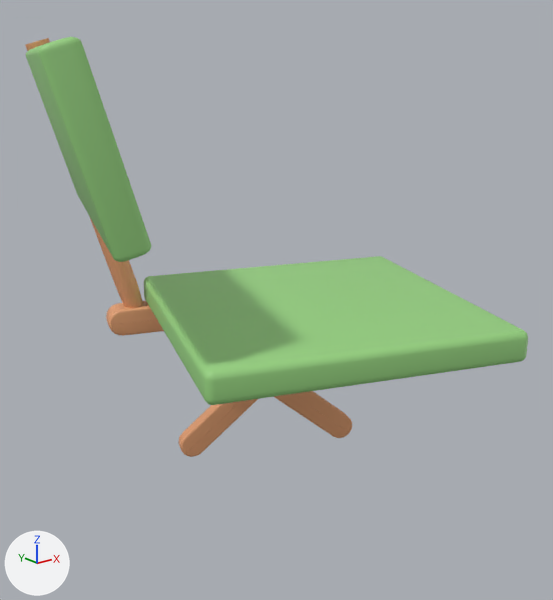
The glTF model public/models/Chair.glb as it was, and as the next commit left it.
Camera for both pictures: a 50 mm lens placed at (-3.16, -3.84, 1.77), pointed at (-0.16, -0.09, 0.27). The axes (+X, +Y, +Z) are drawn at lower left. The lights are the same throughout. Where no turn or scale is listed for an object, it has been applied to the vertices. Vertices at the same position are counted once.

The first picture shows '框架横'.
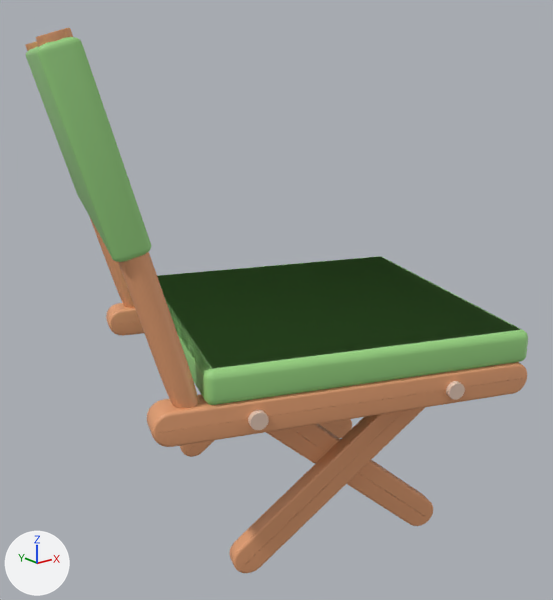
Boxes (x1, y1, x2, y2) around the edits, measured in the pictures (553 x 600 px):
'框架横', reshaped (30% taller): before (25, 37, 528, 457); after (25, 27, 528, 573)
part 1 of me_立方体_002, added: after (147, 362, 527, 447)
part 2 of me_立方体_002, added: after (248, 410, 269, 430)
part 3 of me_立方体_002, added: after (446, 381, 465, 400)
part 4 of me_立方体_002, added: after (229, 407, 425, 573)
part 5 of me_立方体_002, added: after (266, 424, 433, 526)
part 6 of me_立方体_002, added: after (157, 256, 524, 398)
part 7 of me_立方体_002, added: after (36, 27, 199, 409)

What changed in the scene script:
```text
Change me_立方体_002:
    where me_立方体_002.from_pydata(...)  # 2640 vertices, 5236 faces; spans x -1.92..1.28, y -1.26..1.51, z -0.23..2.88
    used by ob_框架横; location = (0.138, -0.148, -0.969)
    me_立方体_002 part 1: the loose piece of 288 vertices spanning x -0.94..1.28, y 0.42..1.38, z 0.8..1.0 is copied, and the copy is multiplied about the mesh origin by the matrix ((0.767, -0.641, 0.0), (-0.641, -0.767, 0.0), (0.0, 0.0, 1.0)); it spans x -1.55..0.66, y -1.28..-0.32, z 0.8..1.0
    me_立方体_002 part 2: the loose piece of 224 vertices spanning x -0.54..-0.43, y 0.76..0.83, z 0.84..0.95 is copied, and the copy is moved by (-0.55, -1.5, 0.0), in mat_材质_008 (beige #e7cab8); it spans x -1.09..-0.98, y -0.74..-0.67, z 0.84..0.95
    me_立方体_002 part 3: the loose piece of 224 vertices spanning x 0.63..0.74, y 0.44..0.51, z 0.84..0.95 is copied, and the copy is moved by (-0.58, -1.59, 0.0), in mat_材质_007 (beige #e7cab8); it spans x 0.05..0.16, y -1.15..-1.08, z 0.84..0.95
    me_立方体_002 part 4: the loose piece of 288 vertices spanning x -0.53..0.82, y 0.46..1.04, z -0.23..0.99 is copied, and the copy is multiplied about the mesh origin by the matrix ((0.767, -0.641, 0.0), (-0.641, -0.767, 0.0), (0.0, 0.0, 1.0)); it spans x -1.05..0.31, y -0.95..-0.38, z -0.23..0.99
    me_立方体_002 part 5: the loose piece of 288 vertices spanning x -0.57..0.79, y 0.37..0.94, z -0.22..0.99 is copied, and the copy is multiplied about the mesh origin by the matrix ((0.767, -0.641, 0.0), (-0.641, -0.767, 0.0), (0.0, 0.0, 1.0)); it spans x -1.01..0.34, y -0.86..-0.28, z -0.22..0.99
    me_立方体_002 part 6: the loose piece of 216 vertices spanning x -1.27..1.26, y -1.26..1.27, z 0.99..1.2 is copied, and the copy is multiplied about its middle by the matrix ((0.767, -0.641, 0.0), (-0.641, -0.767, 0.0), (0.0, 0.0, 1.0)); it spans x -1.27..1.26, y -1.26..1.27, z 0.99..1.2
    me_立方体_002 part 7: the loose piece of 384 vertices spanning x -1.29..-0.65, y 1.16..1.48, z 0.94..2.88 is copied, and the copy is multiplied about the mesh origin by the matrix ((0.767, -0.641, 0.0), (-0.641, -0.767, 0.0), (0.0, 0.0, 1.0)); it spans x -1.91..-1.27, y -0.54..-0.22, z 0.94..2.88
```
